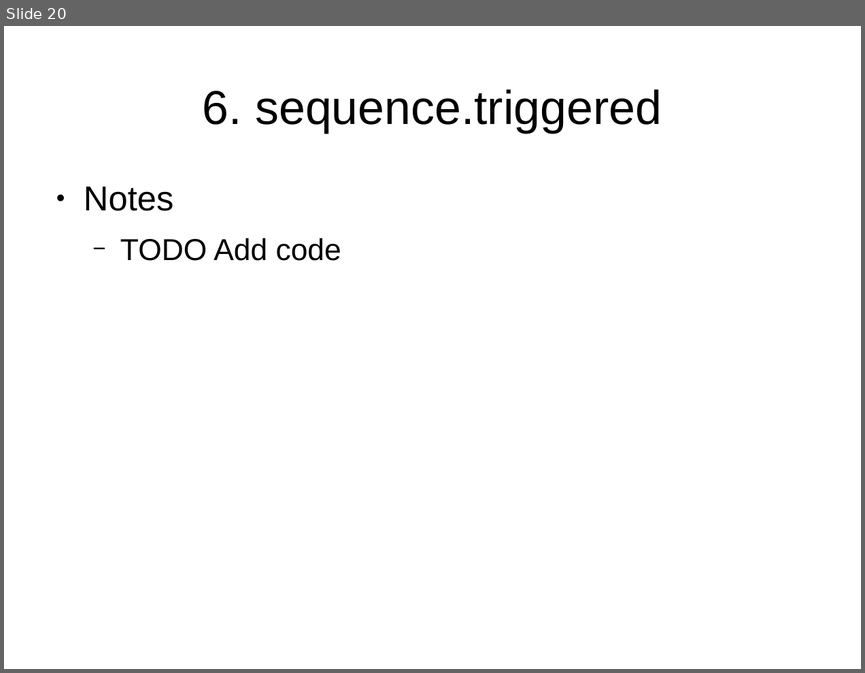
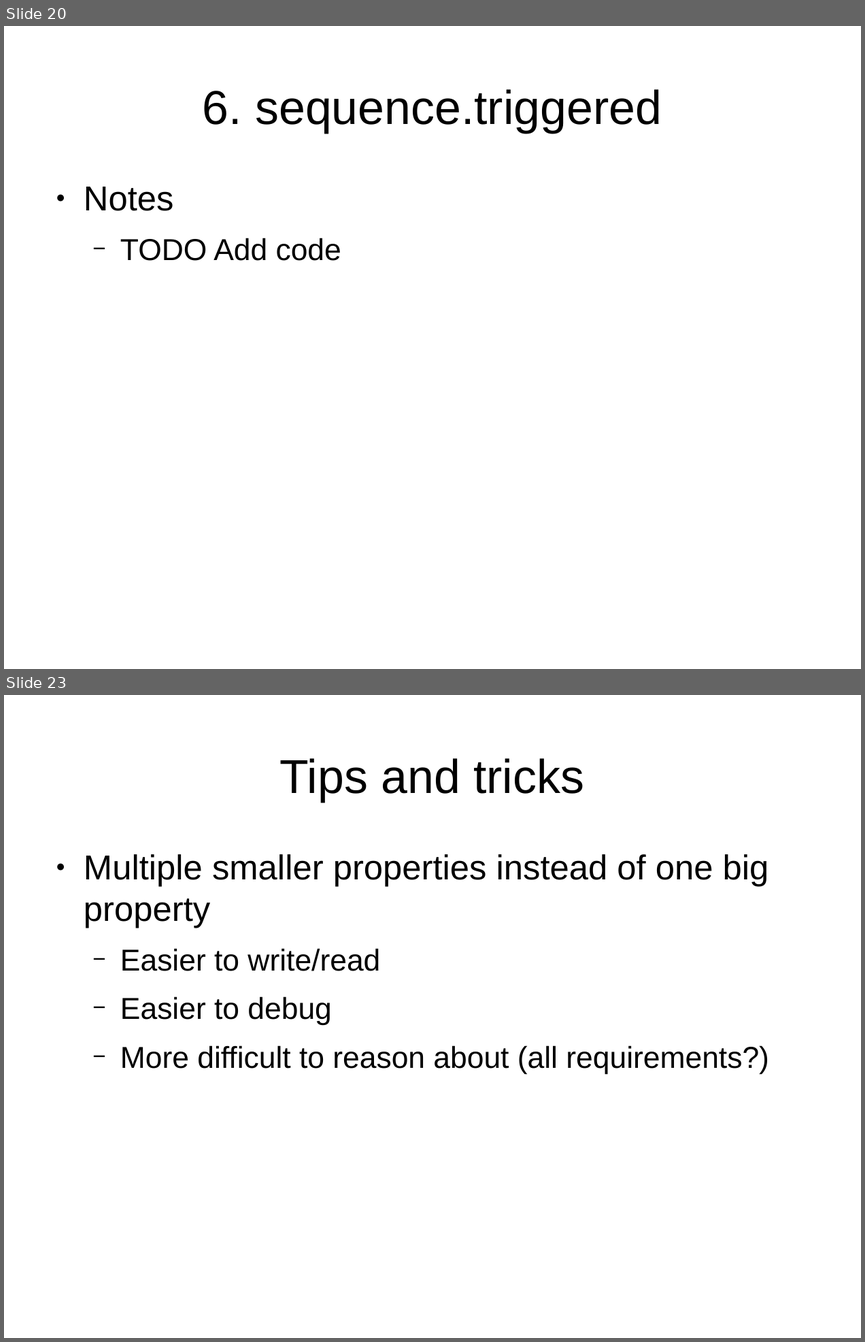
Before and after one commit to verification-gentleman-blog/getting-started-with-sva, a slide deck: presentation.odp. Shown one above the other, each under a label of ours: slide 20 before the commit, slides 20 and 23 after it; the slides between them are not shown. The pictures are 865x673 and 865x1342 pixels, drawn with LibreOffice and Linux fonts; fonts in the diff are those of the drawing. Boxes give left, top, right and bottom in pixels: in the first picture for what was removed or moved away, otherwise in the second. Text is boxed around its words. In the diff, an @@ line names an element or a change of style, - is before the commit and + after.

Commit message:
Add 'Tips and Tricks' section

```diff
--- a/presentation.odp
+++ b/presentation.odp
@@ slide 23 added at (4,695,861,1338), background #FFFFFF @@
@@ title added at (280,758,584,802), 44 pt, text #000000 @@
+Tips and tricks
@@ text added at (84,854,769,1074), 28 pt, text #000000 @@
+● Multiple smaller properties instead of one big property
+  − Easier to write/read
+  − Easier to debug
+  − More difficult to reason about (all requirements?)
```
Also in this commit, not shown: 4 other slides added.
